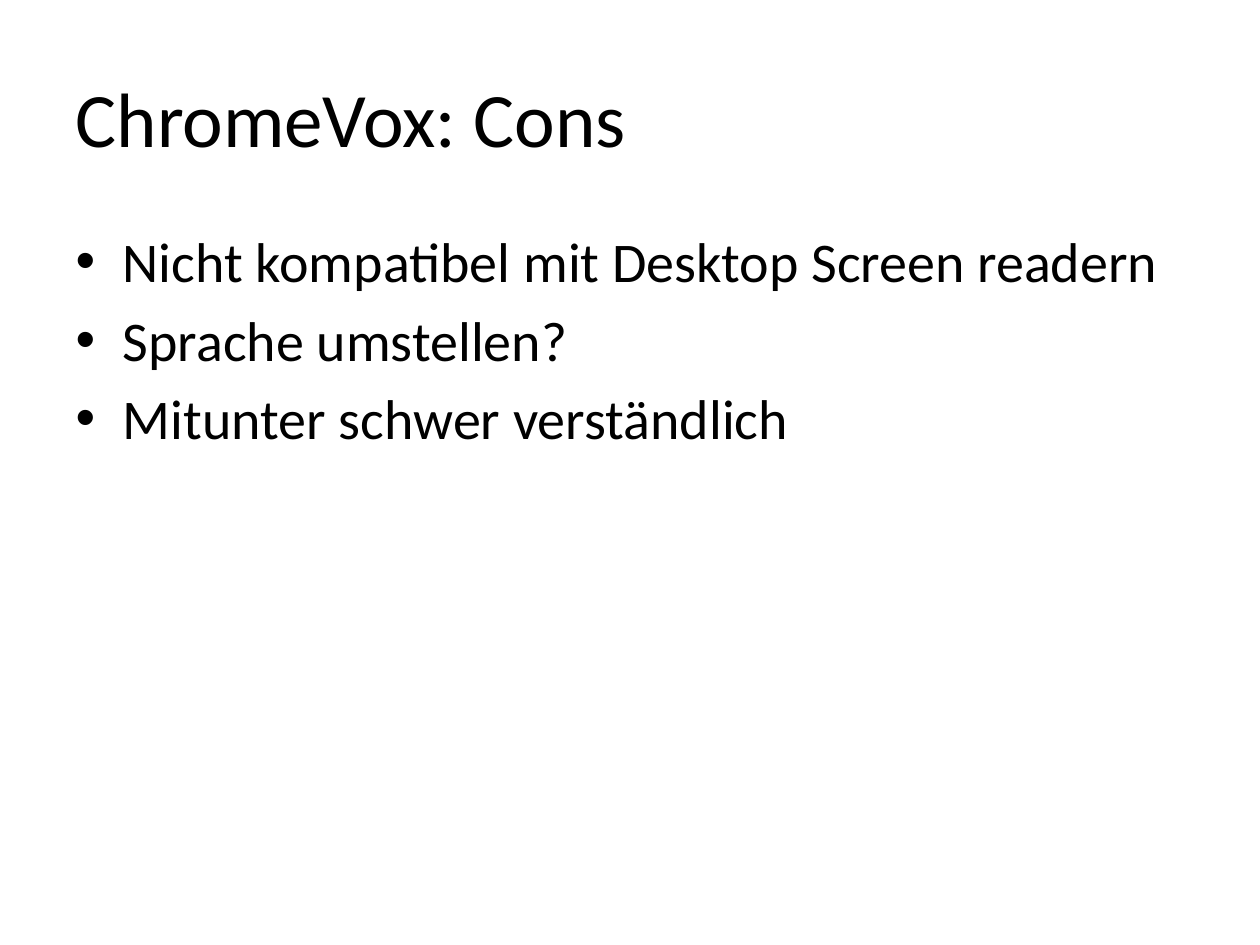
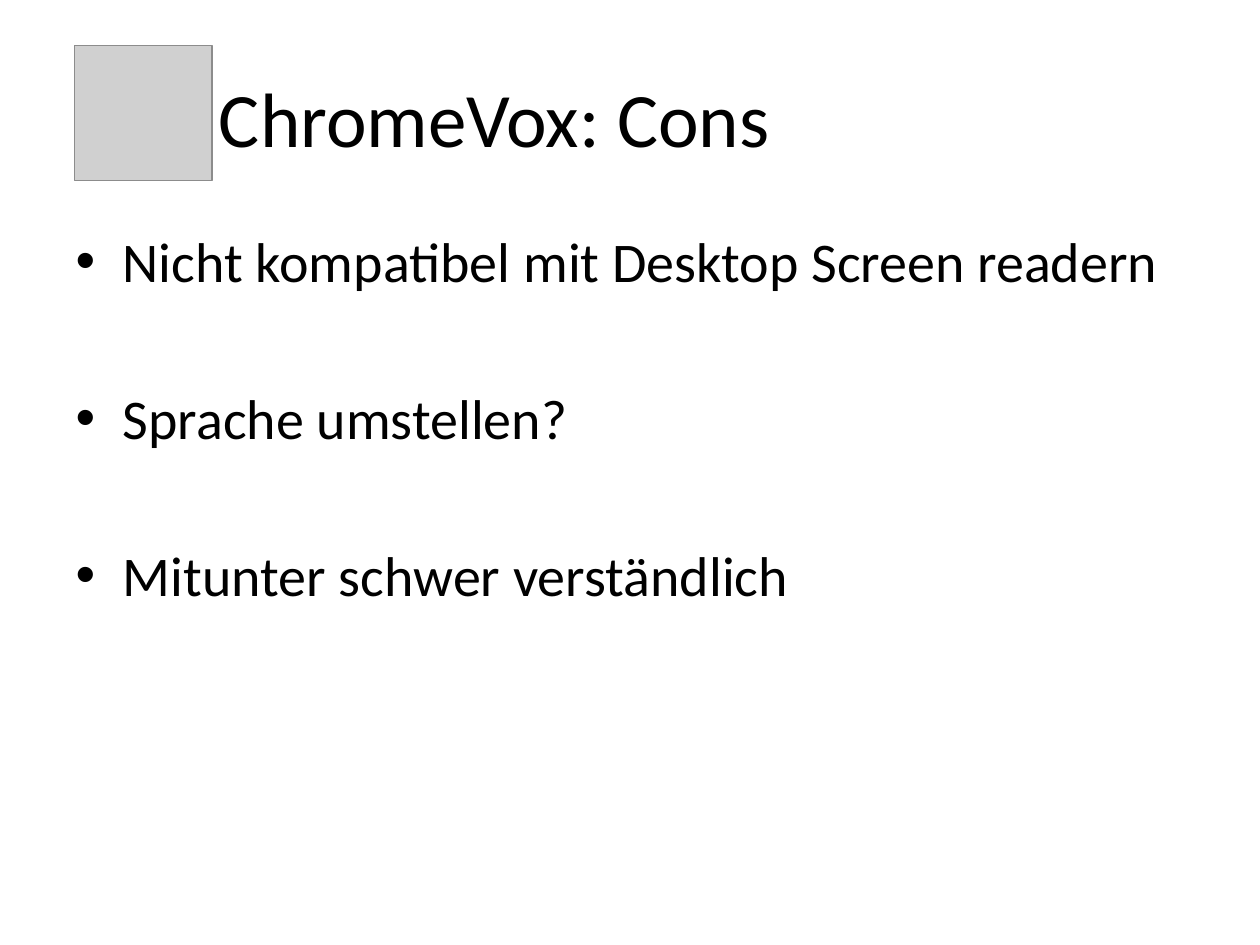
Before and after one commit to Capoot/hci, a slide deck: slide 10 of screenreader.pptx (slide 11 before the commit). Drawn at 1260x945 pixels with LibreOffice and Linux fonts; fonts in the diff are those of the drawing; grey boxes stand for pictures. Boxes give left, top, right and bottom in pixels: in the first picture for what was removed or moved away, otherwise in the second. Text is boxed around its words. In the diff, an @@ line names an element or a change of style, - is before the commit and + after.

```diff
--- a/screenreader.pptx
+++ b/screenreader.pptx
@@ title "ChromeVox: Cons": place and size @@
-title "ChromeVox: Cons" at [76, 93, 626, 148]
+title "ChromeVox: Cons" at [219, 93, 769, 148]
@@ picture added at [74, 45, 212, 180] @@
@@ text "Nicht kompatibel mit Desktop Screen ..." rewrapped from [123, 243, 1157, 440] to [123, 243, 1157, 597] @@
```
Also in this commit, not shown: 2 other slides changed, 3 slides added.
